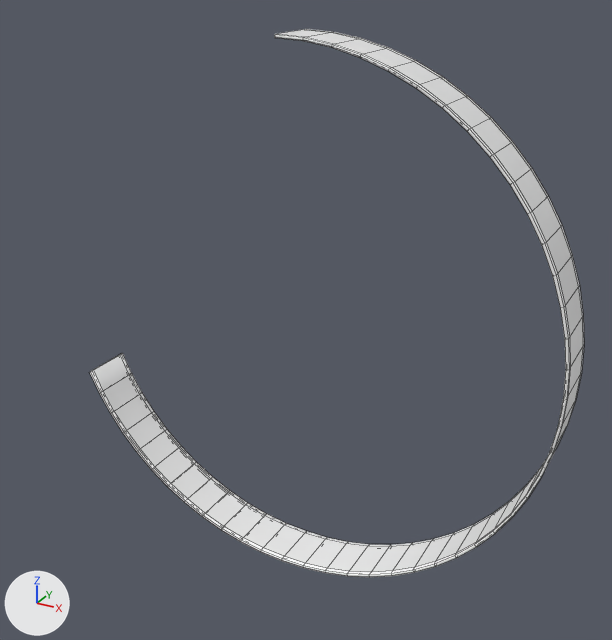
The FBX model Assets/Meshes/Notes/NormalNote/NormalNote11.fbx, before and after one commit.
Camera for both pictures: a 50 mm lens placed at (1.38, -2.413, 1.228), pointed at (0.074, -0.039, 0.041). Arrows for +X, +Y and +Z are at lower left; the lights stay in place. Mesh edges are drawn as thin lines.

Names of what the first picture shows: 'NormalNote11'.
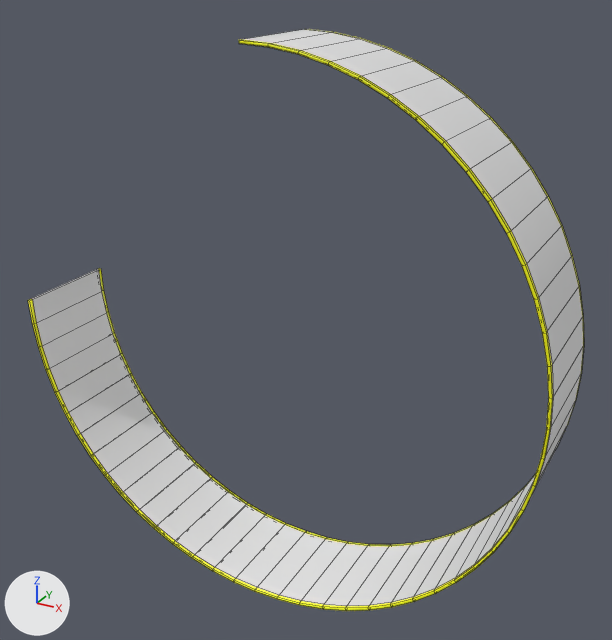
The newer file is also turned or shifted as a whole; pictures and numbers use the older file's frame.

Pixel boxes [x1, y1, x2, y2] of what changed, in the pictures (612 x 640 px):
'NormalNote11', reshaped (13% wider, 6% taller): before [90, 29, 584, 577]; after [28, 29, 584, 611]
part 1 of me_cylinder_030, built on: before [90, 34, 570, 577]; after [28, 39, 553, 611]
part 2 of me_cylinder_030, recoloured: before [94, 29, 583, 572]; after [59, 29, 583, 606]
part 3 of me_cylinder_030, recoloured (white to yellow): [121, 29, 584, 547] in both

What changed in the scene script:
```text
Add mat_mat_tmp0:
    mat_mat_tmp0 = principled_material('Mat_tmp0')
    mat_mat_tmp0.base_color = (0.8, 0.8, 0.8)  # white #e7e7e7
Add mat_mat_tmp1:
    mat_mat_tmp1 = principled_material('Mat_tmp1')
    mat_mat_tmp1.base_color = (1.0, 1.0, 0.0)  # yellow #ffff00
Change me_cylinder_030:
    used by ob_normalnote11; location = (0.0, 0.0, 0.0)
    remove me_cylinder_030.from_pydata(...)  # 360 vertices, 358 faces; spans x -0.91..0.99, y -0.1..0.1, z -0.99..0.99
    add me_cylinder_030.from_pydata(...)  # 392 vertices, 390 faces; spans x -0.99..0.99, y -0.3..0.1, z -0.99..0.99
    me_cylinder_030 part 1
    2 vertices are removed from x -0.91, y -0.1, z -0.38..-0.37
    6 faces are deleted
    89 vertices in x -0.91..0.99, y -0.08, z -0.99..0.99 move by (0.0, -0.21, 0.0)
    88 vertices in x -0.87..0.99, y -0.1, z -0.99..0.99 move by (0.0, -0.2, 0.0)
    1 vertex moves from x -0.91, y -0.08, z -0.37 to x -0.91, y -0.29, z -0.38
    34 vertices are added at x -0.99..-0.91, y -0.3..0.1, z -0.38..0.0
    29 new faces join them, mat_mat_tmp1 (yellow #ffff00)
    9 new faces join them, mat_mat_tmp0 (white #e7e7e7)
    me_cylinder_030 part 2: 89 faces spanning x -0.91..0.99, y -0.29..0.09, z -0.99..0.99 switch from mat_mat_normalnote (white #ffffff) to mat_mat_tmp0 (white #e7e7e7)
    me_cylinder_030 part 3: 263 faces spanning x -0.91..0.99, y -0.3..0.1, z -0.99..0.99 switch from mat_mat_normalnoteedge (white #ffffff) to mat_mat_tmp1 (yellow #ffff00)
```
